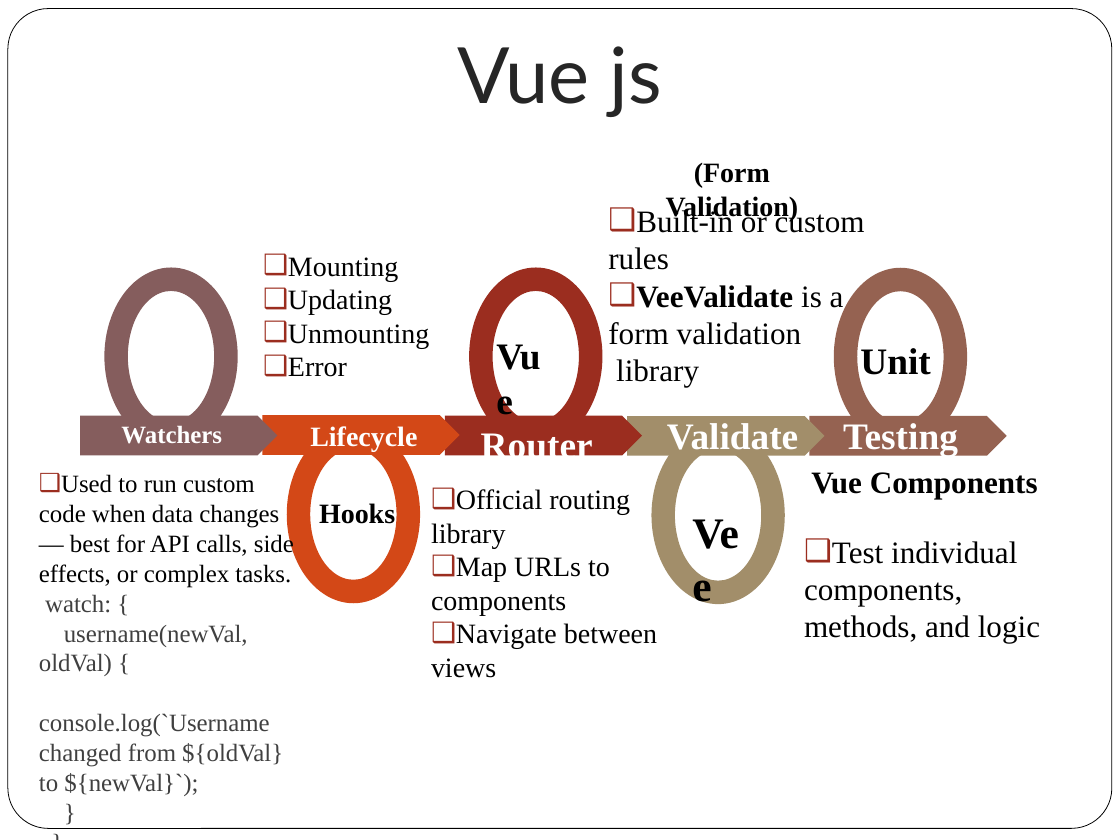
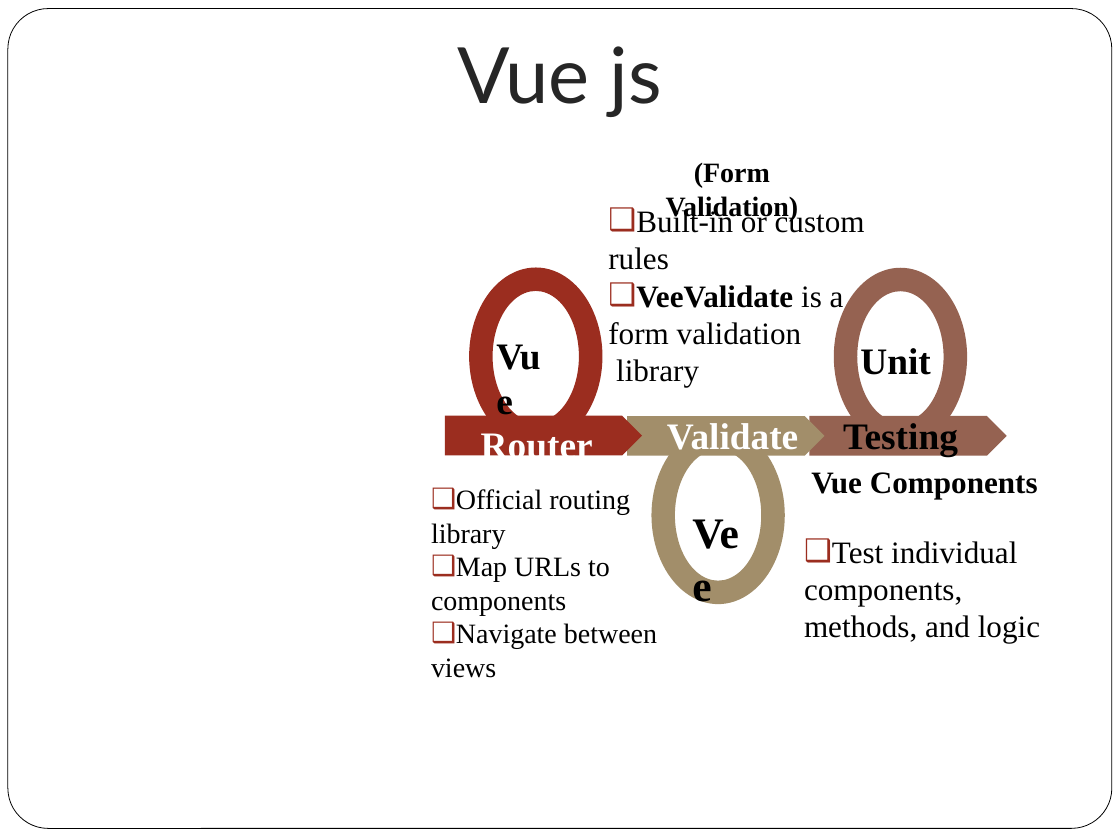
Before and after one commit to rosemarythomas994/VueR-assignment, a slide deck: slide 31 of Presentation Assignment.pptx (slide 22 before the commit). Drawn at 1120x840 pixels with LibreOffice and Linux fonts; fonts in the diff are those of the drawing. Boxes give left, top, right and bottom in pixels: in the first picture for what was removed or moved away, otherwise in the second. Text is boxed around its words. In the diff, an @@ line names an element or a change of style, - is before the commit and + after.

```diff
--- a/Presentation Assignment.pptx
+++ b/Presentation Assignment.pptx
@@ donut removed at box(104, 268, 237, 446) @@
@@ text removed at box(288, 257, 429, 377) @@
-❑ Mounting
-❑ Updating
-❑ Unmounting
-❑ Error
@@ pentagon arrow removed at box(81, 416, 278, 455) @@
@@ pentagon arrow removed at box(262, 416, 459, 455) @@
@@ text "Testing" at box(843, 423, 958, 456): text colour #FFFFFF to #000000 @@
@@ text removed at box(121, 426, 222, 444) @@
-Watchers
@@ donut removed at box(287, 426, 420, 604) @@
@@ text removed at box(310, 426, 417, 452) @@
-Lifecycle
@@ text removed at box(39, 474, 294, 796) @@
-❑ Used to run custom code when data changes — best for API calls, side effects, or complex tasks.
-watch: {
-username(newVal, oldVal) {
-console.log(`Username changed from ${oldVal} to ${newVal}`);
-}
-}
@@ text removed at box(319, 503, 395, 524) @@
-Hooks
```
Also in this commit, not shown: 5 other slides changed, 13 slides added, 4 slides removed, 20 other files.
